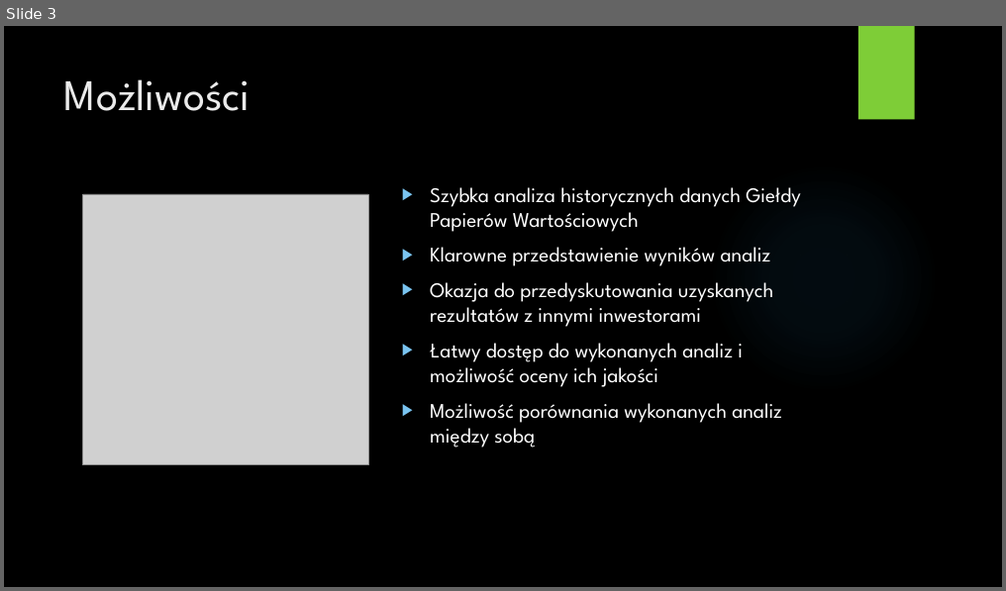
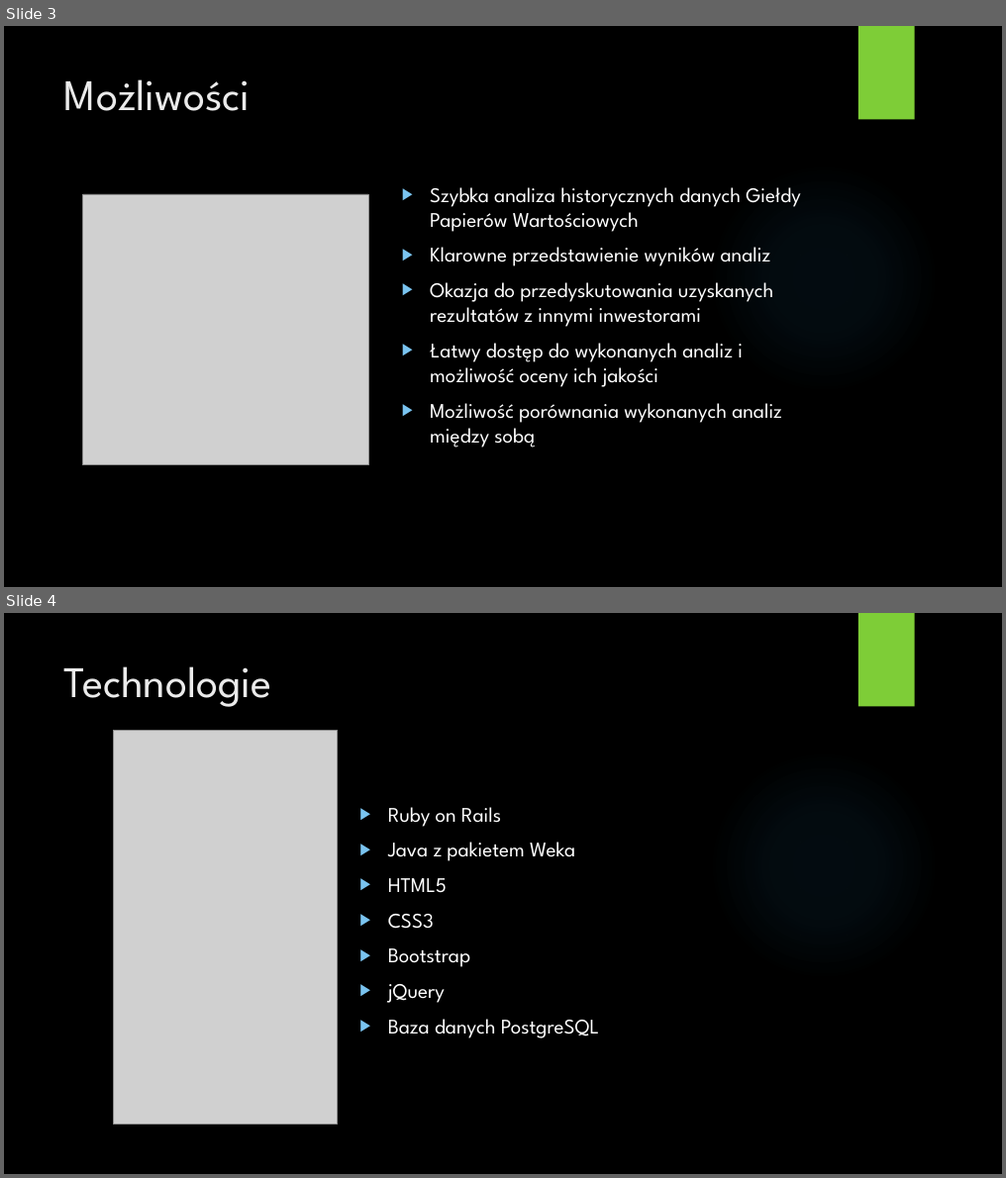
Before and after one commit to maskrz/ZPI, a slide deck: docs/GPW Analizer.pptx. Shown one above the other, each under a label of ours: slide 3 before the commit, slides 3 and 4 after it. The pictures are 1006x591 and 1006x1178 pixels, drawn with LibreOffice and Linux fonts; fonts in the diff are those of the drawing; grey boxes stand for pictures; background and template pictures are left out. Boxes give left, top, right and bottom in pixels: in the first picture for what was removed or moved away, otherwise in the second. Text is boxed around its words. In the diff, an @@ line names an element or a change of style, - is before the commit and + after.

```diff
--- a/docs/GPW Analizer.pptx
+++ b/docs/GPW Analizer.pptx
@@ slide 4 added at (x1=4, y1=613, x2=1002, y2=1174), background picture (left out); not listed: 2 template elements that a slide beside it also shows @@
@@ title added at (x1=64, y1=666, x2=272, y2=707), 42 pt, text #EBEBEB @@
+Technologie
@@ picture added at (x1=113, y1=731, x2=338, y2=1124) @@
@@ text added at (x1=388, y1=807, x2=599, y2=1039), 20 pt, text #FFFFFF @@
+▶ Ruby on Rails
+▶ Java z pakietem Weka
+▶ HTML5
+▶ CSS3
+▶ Bootstrap
+▶ jQuery
+▶ Baza danych PostgreSQL
```
Also in this commit, not shown: 2 slides changed, 2 other slides added.
